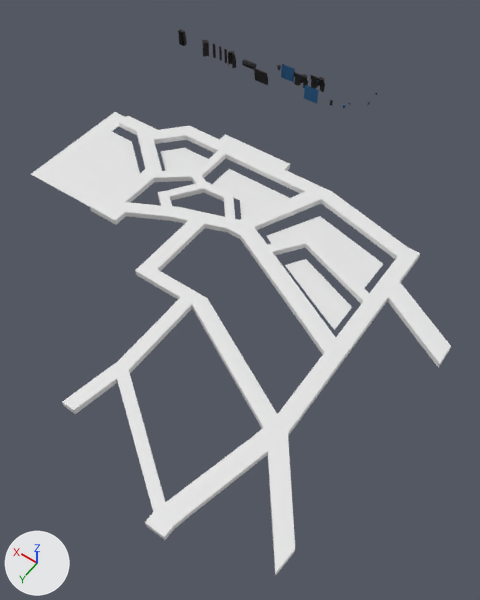
Renders of the Blender file Assets/3D/Pemungkiman Buildify 1.blend from each side of a commit.
One viewpoint serves both versions: a 50 mm camera at (-42.5, 31.0, 77.1) aimed at (-4.2, -22.6, -7.2). The axes (+X, +Y, +Z) are drawn at lower left. The lights are the same throughout.

In view in the first picture: 'A. Jalan', 'A. Rumah.001', 'A. Rumah.002', 'A. Rumah.005', 'A. Rumah.006', 'A. Rumah.007'.
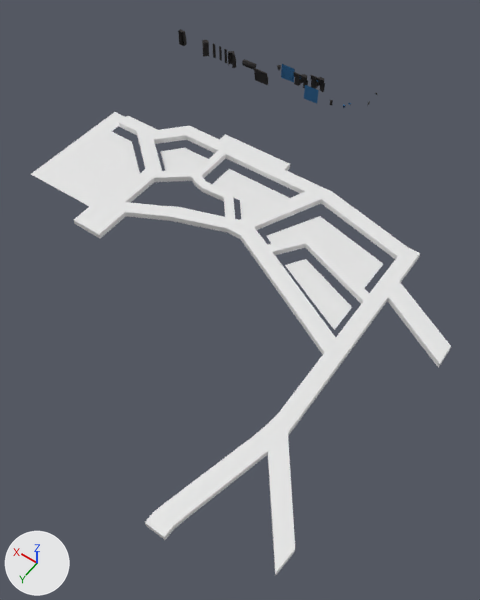
Location of each change, [x1, y1, x2, y2] in pixels of the pictures (480 x 600 px):
'A. Jalan', reshaped: before [62, 116, 451, 576]; after [74, 116, 451, 576]
part 1 of me_plane, cut back: before [62, 183, 277, 512]; after [74, 198, 126, 238]

What changed in the scene script:
```text
Change me_plane:
    used by ob_a__jalan; location = (0.0, -24.3, 0.0); rotation_euler = (0.0, 0.0, -1.571), in degrees (0, 0, -90)
    remove me_plane.from_pydata(...)  # 113 vertices, 128 faces; spans x -39.5..23.4, y -36.2..35.3, z 0.0
    add me_plane.from_pydata(...)  # 96 vertices, 105 faces; spans x -39.5..23.4, y -36.2..35.3, z 0.0
    me_plane part 1
    17 vertices are removed from x -33.6..5.8, y -3.3..17.2, z 0.0
    23 faces are deleted
    2 vertices move from x -4.7, y 18.5..24.1, z 0.0 to x -8.5, y 18.5..24.1, z 0.0
```
